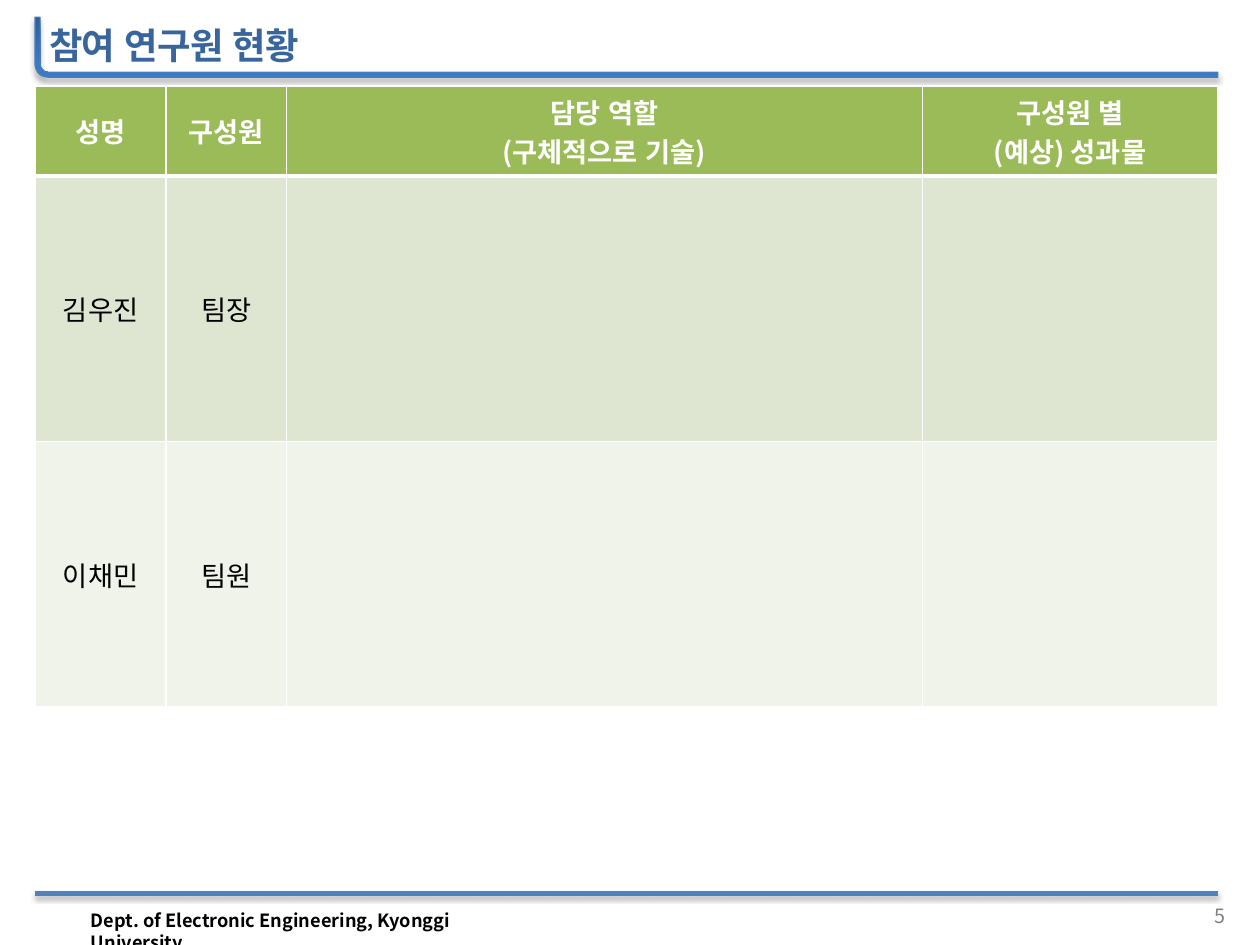
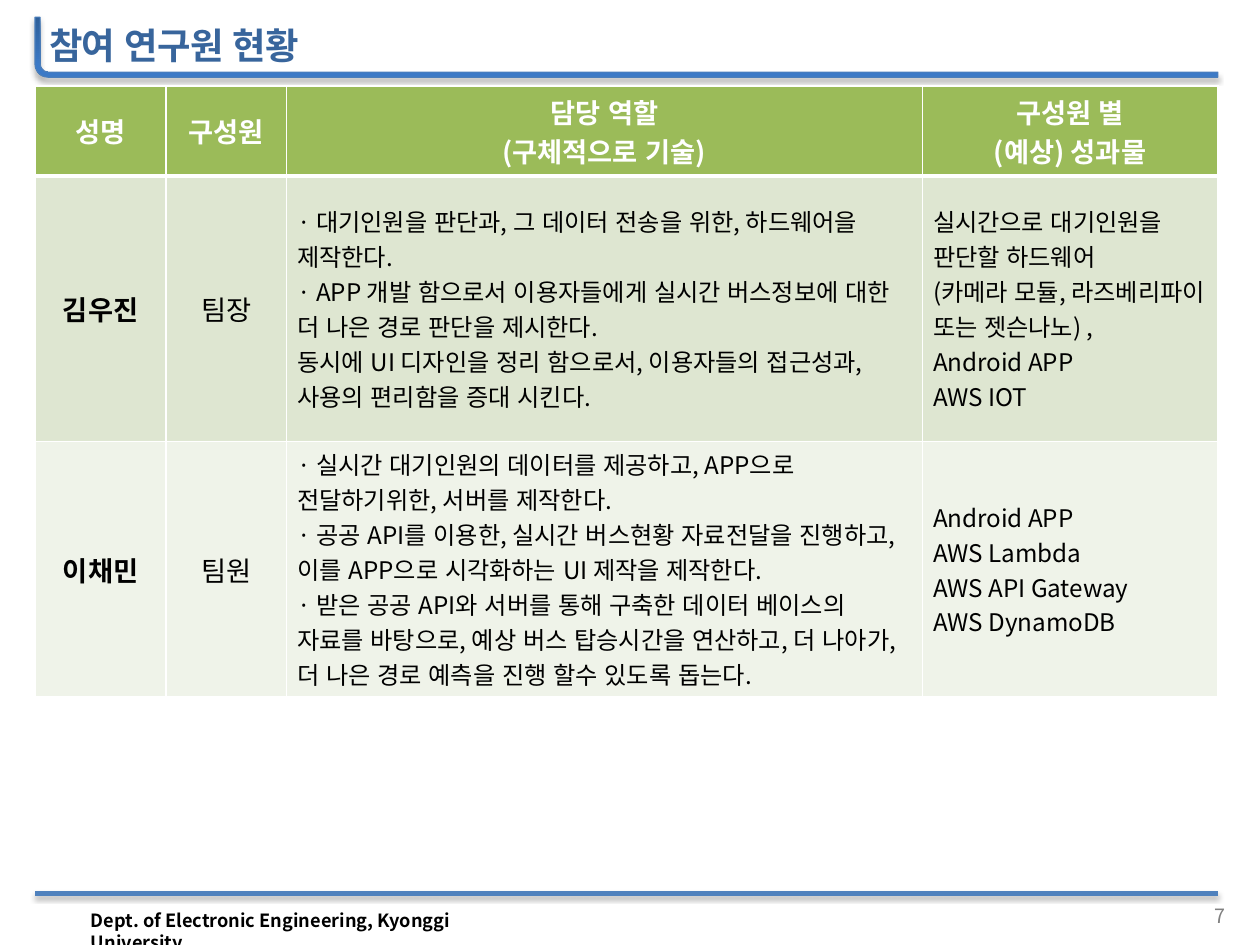
Before and after one commit to woojin1027/THE-FACO, a slide deck: slide 8 of 공학설계 자료/공학설계_중간보고_발표자료(양식).pptx (slide 6 before the commit). Drawn at 1260x945 pixels with LibreOffice and Linux fonts; fonts in the diff are those of the drawing; background and template pictures are left out. Boxes give left, top, right and bottom in pixels: in the first picture for what was removed or moved away, otherwise in the second. Text is boxed around its words. In the diff, an @@ line names an element or a change of style, - is before the commit and + after.

```diff
--- a/공학설계 자료/공학설계_중간보고_발표자료(양식).pptx
+++ b/공학설계 자료/공학설계_중간보고_발표자료(양식).pptx
@@ table at bbox=[35, 86, 1217, 690] @@
-row 2, column 3: 
+row 2, column 3: · 대기인원을 판단과, 그 데이터 전송을 위한, 하드웨어을 제작한다. / · APP 개발 함으로서 이용자들에게 실시간 버스정보에 대한 더 나은 경로 판단을 제시한다. / 동시에 UI 디자인을 정리 함으로서, 이용자들의 접근성과, 사용의 편리함을 증대 시킨다.
-row 2, column 4: 
+row 2, column 4: 실시간으로 대기인원을 판단할 하드웨어 / (카메라 모듈, 라즈베리파이 / 또는 젯슨나노) , / Android APP / AWS IOT
-row 3, column 3: 
+row 3, column 3: · 실시간 대기인원의 데이터를 제공하고, APP으로 전달하기위한, 서버를 제작한다. / · 공공 API를 이용한, 실시간 버스현황 자료전달을 진행하고, 이를 APP으로 시각화하는 UI 제작을 제작한다. / · 받은 공공 API와 서버를 통해 구축한 데이터 베이스의 자료를 바탕으로, 예상 버스 탑승시간을 연산하고, 더 나아가, 더 나은 경로 예측을 진행 할수 있도록 돕는다.
-row 3, column 4: 
+row 3, column 4: Android APP / AWS Lambda / AWS API Gateway / AWS DynamoDB
@@ bold on in "김우진", "이채민" @@
@@ page number at bbox=[1214, 908, 1225, 923]: text changed @@
-5
+7
```
Also in this commit, not shown: 3 other slides changed, 2 slides added, 1 other file.
